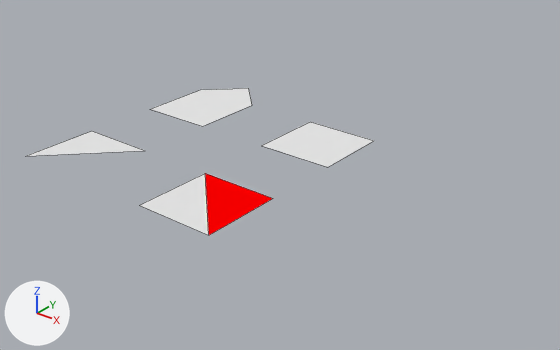
An edit to the Blender file tests/integration/sources/meshes.blend, drawn before and after from the same camera.
Camera for both pictures: a 50 mm lens placed at (12.31, -12.41, 7.69), pointed at (2.07, 0.4, -0.25). The lights are fixed; the arrows at lower left show +X, +Y and +Z. Mesh edges are drawn as thin lines.

The older version as bpy lines, for what is in view:
```python
me_ngon = bpy.data.meshes.new('Ngon')
me_ngon.from_pydata([(-1.0, -1.0, 0.0), (1.0, -1.0, 0.0), (-1.0, 1.0, 0.0), (1.0, 1.0, 0.0), (0.0, 2.0, 0.0)], [], [(0, 1, 3, 4, 2)])
me_ngon.materials.append(mat_material)  # white #e7e7e7
me_quad = bpy.data.meshes.new('Quad')
me_quad.from_pydata([(-1.0, -1.0, 0.0), (1.0, -1.0, 0.0), (-1.0, 1.0, 0.0), (1.0, 1.0, 0.0)], [], [(0, 1, 3, 2)])
me_quad.materials.append(mat_material)  # white #e7e7e7
me_triangle = bpy.data.meshes.new('Triangle')
me_triangle.from_pydata([(-1.0, -1.0, 0.0), (-1.0, 1.0, 0.0), (1.0, 1.0, 0.0)], [], [(0, 2, 1)])
me_triangle.materials.append(mat_material)  # white #e7e7e7
ob_ngon = bpy.data.objects.new('Ngon', me_ngon)
ob_ngon.location = (-2.0, 2.0, 0.0)
ob_quad = bpy.data.objects.new('Quad', me_quad)
ob_quad.location = (2.0, 2.0, 0.0)
ob_triangle = bpy.data.objects.new('Triangle', me_triangle)
ob_triangle.location = (-2.0, -2.0, 0.0)
# also in view: 'TwoMaterials' at (2.0, -2.0, 0.0)
```
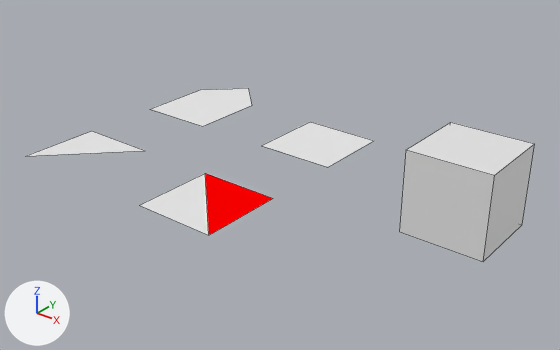
Edits to the bpy script that builds the scene:
```text
Add me_nomaterial:
    me_nomaterial.from_pydata(...)  # a box spanning x -1.0..1.0, y -1.0..1.0, z -1.0..1.0
Add ob_nomaterial:
    ob_nomaterial = bpy.data.objects.new('NoMaterial', me_nomaterial)
    ob_nomaterial.location = (6.0, 2.0, 0.0)
```

What differs and where, as boxes (x1, y1, x2, y2) in the pictures (560 x 350 px):
'NoMaterial', added: after (400, 122, 535, 262)
